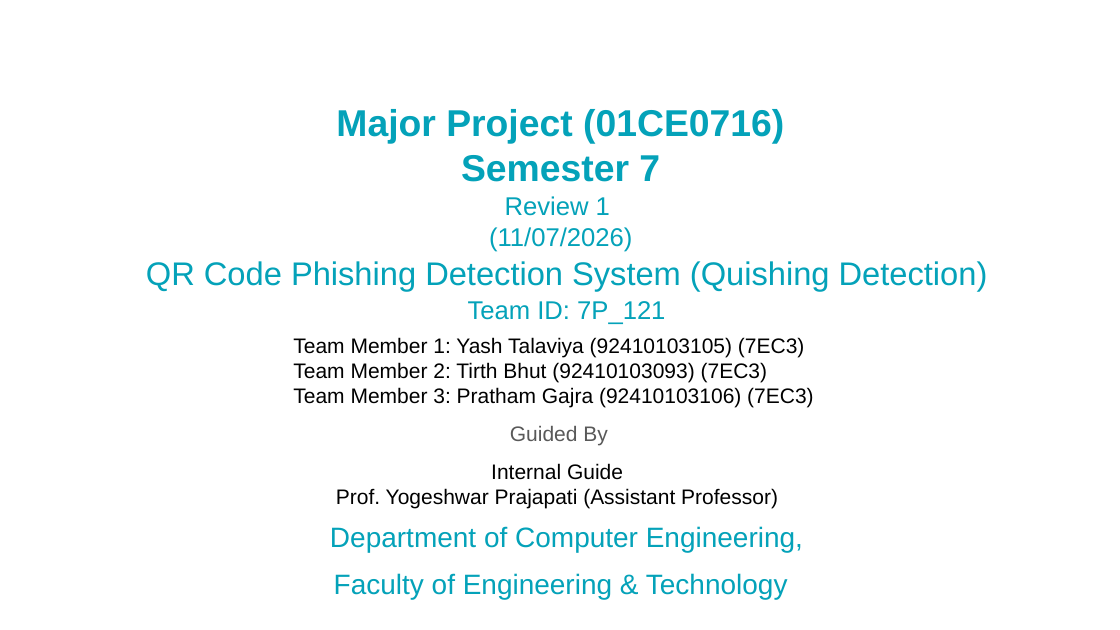
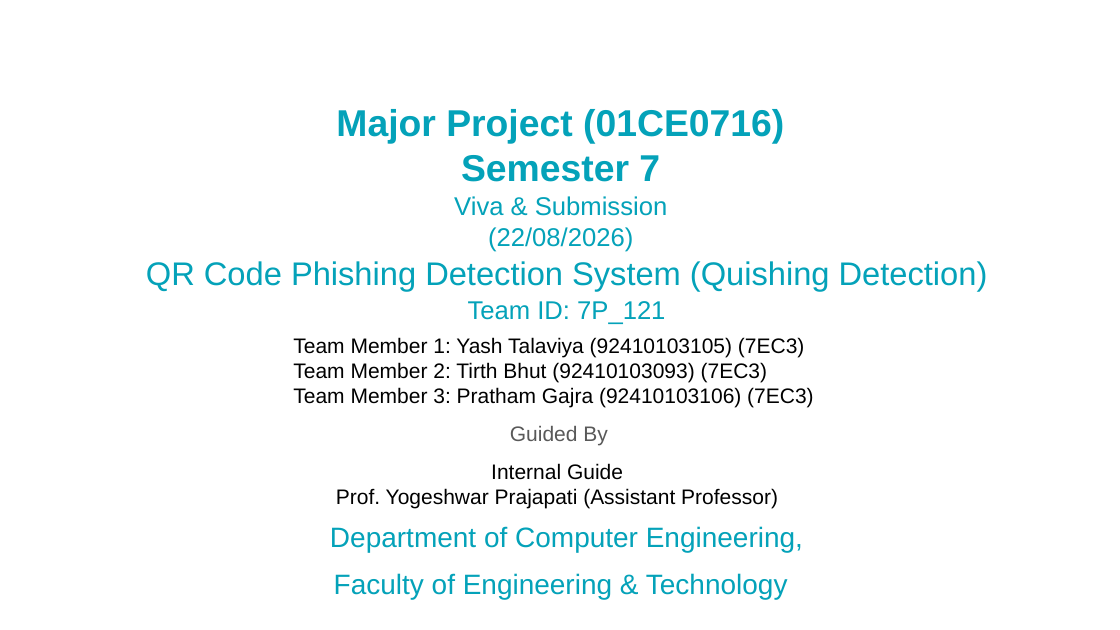
Before and after one commit to yashtalaviya5/QR-Code-Phishing-Detection-System, a slide deck: slide 2 of Major Project (01CE0716) - PPT.pptx. Drawn at 1120x630 pixels with LibreOffice and Linux fonts; fonts in the diff are those of the drawing; background and template pictures are left out. Boxes give left, top, right and bottom in pixels: in the first picture for what was removed or moved away, otherwise in the second. Text is boxed around its words. In the diff, an @@ line names an element or a change of style, - is before the commit and + after.

```diff
--- a/Major Project (01CE0716) - PPT.pptx
+++ b/Major Project (01CE0716) - PPT.pptx
@@ text at box(454, 196, 667, 252): text changed @@
-Review 1
-(11/07/2026)
+Viva & Submission
+(22/08/2026)
```
Also in this commit, not shown: 2 other slides changed, 9 other files.
